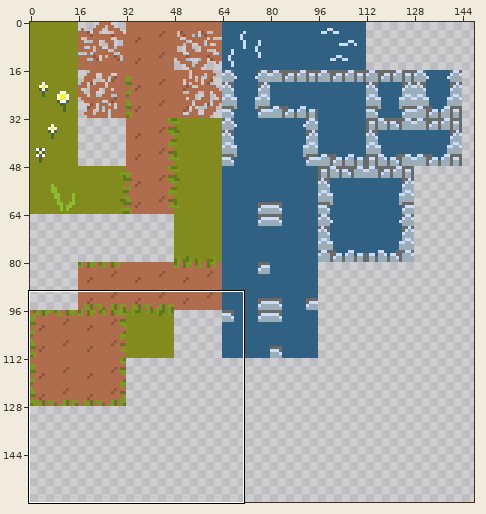
Two states of a pixel-art file, res/map/tileset.aseprite. The first picture is a wide view before the edit; the outline marks the close-up.
Close-up. The starting point:
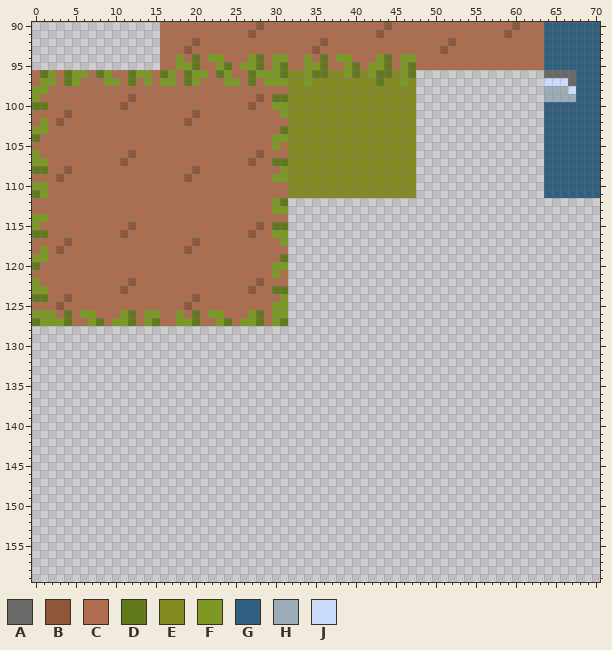
160x160 pixels, 1 frame. Shown: x 0..70, y 90..159. The wide view leaves out empty margins.
Palette (. is transparent): A #696a6a  B #8f563b  C #b06d4d  D #62781c  E #838b1f  F #7e9923  G #306082  H #9badb7  J #cbdbfc
Pixels before (only the part around the change), first column x 0:
 90 ................CCCCCCCCCCCCBCCCCCCCCCCCCCCCBCCCCCCCCCCCCCCCBCCCGGGGGGG
 91 ................CCCCCCCCCCCBCCCCCCCCCCCCCCCBCCCCCCCCCCCCCCCBCCCCGGGGGGG
 92 ................CCCCBCCCCCCCCCCCCCCCBCCCCCCCCCCCCCCCBCCCCCCCCCCCGGGGGGG
 93 ................CCCBCCCCCCCCCCCCCCCBCCCCCCCCCCCCCCCBCCCCCCCCCCCCGGGGGGG
 94 ................CCFCDCFFCCCFDCFFCCFCDCFFCCCFDCFFCCCCCCCCCCCCCCCCGGGGGGG
 95 ................CCFFDCCFDCFFDCFDCCFFDCCFDCFFDCFDCCCCCCCCCCCCCCCCGGGGGGG
 96 CDFCDFFCDFCCDFFCDFCDFFCDFCCDFFFDEEFDDEEFDEFDDEFD................AAAAGGG
 97 CFFCDFCCCFFCDCFCFFCDFCCCFFCDCFFFEEFEEEEEEEEDEEFE................JJJAGGG
 98 FFCCCCCCCCCCCCCCCCCCCCCCCCCCCCCCEEEEEEEEEEEEEEEE................HHHJGGG
 99 FCCCCCCCCCCCBCCCCCCCCCCCCCCCBCDDEEEEEEEEEEEEEEEE................HHHHGGG
100 DDCCCCCCCCCBCCCCCCCCCCCCCCCBCCFFEEEEEEEEEEEEEEEE................GGGGGGG
101 CCCCBCCCCCCCCCCCCCCCBCCCCCCCCCCFEEEEEEEEEEEEEEEE................GGGGGGG
102 CFCBCCCCCCCCCCCCCCCBCCCCCCCCCCCCEEEEEEEEEEEEEEEE................GGGGGGG
103 FFCCCCCCCCCCCCCCCCCCCCCCCCCCCCCDEEEEEEEEEEEEEEEE................GGGGGGG
104 DCCCCCCCCCCCCCCCCCCCCCCCCCCCCCFFEEEEEEEEEEEEEEEE................GGGGGGG
105 CCCCCCCCCCCCCCCCCCCCCCCCCCCCCCFCEEEEEEEEEEEEEEEE................GGGGGGG
106 FCCCCCCCCCCCBCCCCCCCCCCCCCCCBCCCEEEEEEEEEEEEEEEE................GGGGGGG
107 FFCCCCCCCCCBCCCCCCCCCCCCCCCBCCDDEEEEEEEEEEEEEEEE................GGGGGGG
108 DDCCBCCCCCCCCCCCCCCCBCCCCCCCCCCFEEEEEEEEEEEEEEEE................GGGGGGG
109 CCCBCCCCCCCCCCCCCCCBCCCCCCCCCCFFEEEEEEEEEEEEEEEE................GGGGGGG
110 FFCCCCCCCCCCCCCCCCCCCCCCCCCCCCCCEEEEEEEEEEEEEEEE................GGGGGGG
111 DFCCCCCCCCCCCCCCCCCCCCCCCCCCCCCCEEEEEEEEEEEEEEEE................GGGGGGG
112 CCCCCCCCCCCCCCCCCCCCCCCCCCCCCCFD.......................................
113 CCCCCCCCCCCCCCCCCCCCCCCCCCCCCCFF.......................................
114 FFCCCCCCCCCCCCCCCCCCCCCCCCCCCCCC.......................................
115 FCCCCCCCCCCCBCCCCCCCCCCCCCCCBCDD.......................................
116 DDCCCCCCCCCBCCCCCCCCCCCCCCCBCCFF.......................................
117 CCCCBCCCCCCCCCCCCCCCBCCCCCCCCCCF.......................................
118 CFCBCCCCCCCCCCCCCCCBCCCCCCCCCCCC.......................................
119 FFCCCCCCCCCCCCCCCCCCCCCCCCCCCCCD.......................................
120 DCCCCCCCCCCCCCCCCCCCCCCCCCCCCCFF.......................................
121 CCCCCCCCCCCCCCCCCCCCCCCCCCCCCCFC.......................................
122 FCCCCCCCCCCCBCCCCCCCCCCCCCCCBCCC.......................................
123 FFCCCCCCCCCBCCCCCCCCCCCCCCCBCCDD.......................................
124 DDCCBCCCCCCCCCCCCCCCBCCCCCCCCCCF.......................................
125 CCCBCCCCCCCCCCCCCCCBCCCCCCCCCCFF.......................................
126 FFFCDCFFCCCFDCFFCCFCDCFFCCCFDCFF.......................................
127 DFFFDCCFDCFFDCFDCCFFDCCFDCFFDCFD.......................................
128 .......................................................................
129 .......................................................................
130 .......................................................................
131 .......................................................................
132 .......................................................................
133 .......................................................................
134 .......................................................................
135 .......................................................................
136 .......................................................................
137 .......................................................................
138 .......................................................................
139 .......................................................................
140 .......................................................................
141 .......................................................................
142 .......................................................................
143 .......................................................................
144 .......................................................................
145 .......................................................................
146 .......................................................................
147 .......................................................................
148 .......................................................................
149 .......................................................................
150 .......................................................................
151 .......................................................................
152 .......................................................................
153 .......................................................................
154 .......................................................................
155 .......................................................................
156 .......................................................................
157 .......................................................................
158 .......................................................................
159 .......................................................................
After:
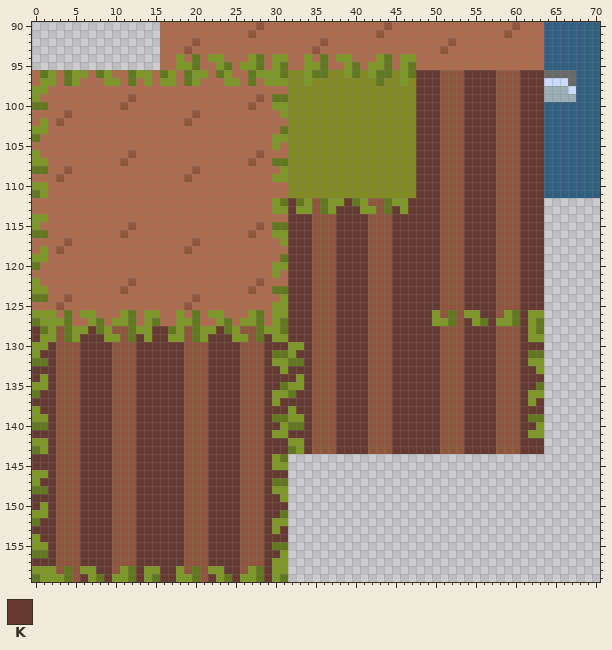
Colours new in this view: K #663931
From old to new:
Changed rows in their new state; - is an unchanged pixel.
first column x 0:
 96 ------------------------------------------------KKKBBBKKKKBBBKKK
 97 ------------------------------------------------KKKBBBKKKKBBBKKK
 98 ------------------------------------------------KKKBBBKKKKBBBKKK
 99 ------------------------------------------------KKKBBBKKKKBBBKKK
100 ------------------------------------------------KKKBBBKKKKBBBKKK
101 ------------------------------------------------KKKBBBKKKKBBBKKK
102 ------------------------------------------------KKKBBBKKKKBBBKKK
103 ------------------------------------------------KKKBBBKKKKBBBKKK
104 ------------------------------------------------KKKBBBKKKKBBBKKK
105 ------------------------------------------------KKKBBBKKKKBBBKKK
106 ------------------------------------------------KKKBBBKKKKBBBKKK
107 ------------------------------------------------KKKBBBKKKKBBBKKK
108 ------------------------------------------------KKKBBBKKKKBBBKKK
109 ------------------------------------------------KKKBBBKKKKBBBKKK
110 ------------------------------------------------KKKBBBKKKKBBBKKK
111 ------------------------------------------------KKKBBBKKKKBBBKKK
112 --------------------------------KDFBDFFKDFBBDFFKKKKBBBKKKKBBBKKK
113 --------------------------------KFFBDFKKKFFBDKFKKKKBBBKKKKBBBKKK
114 --------------------------------KKKBBBKKKKBBBKKKKKKBBBKKKKBBBKKK
115 --------------------------------KKKBBBKKKKBBBKKKKKKBBBKKKKBBBKKK
116 --------------------------------KKKBBBKKKKBBBKKKKKKBBBKKKKBBBKKK
117 --------------------------------KKKBBBKKKKBBBKKKKKKBBBKKKKBBBKKK
118 --------------------------------KKKBBBKKKKBBBKKKKKKBBBKKKKBBBKKK
119 --------------------------------KKKBBBKKKKBBBKKKKKKBBBKKKKBBBKKK
120 --------------------------------KKKBBBKKKKBBBKKKKKKBBBKKKKBBBKKK
121 --------------------------------KKKBBBKKKKBBBKKKKKKBBBKKKKBBBKKK
122 --------------------------------KKKBBBKKKKBBBKKKKKKBBBKKKKBBBKKK
123 --------------------------------KKKBBBKKKKBBBKKKKKKBBBKKKKBBBKKK
124 --------------------------------KKKBBBKKKKBBBKKKKKKBBBKKKKBBBKKK
125 --------------------------------KKKBBBKKKKBBBKKKKKKBBBKKKKBBBKKK
126 --------------------------------KKKBBBKKKKBBBKKKKKFBDBFFKKBFDKFF
127 --------------------------------KKKBBBKKKKBBBKKKKKFFDBKFDKFFDKFD
128 KDFBDFFKDFBBDFFKKDFBDFFKDFBBDFFDKKKBBBKKKKBBBKKKKKKBBBKKKKBBBKFD
129 KFFBDFKKKFFBDKFKKFFBDFKKKFFBDKFFKKKBBBKKKKBBBKKKKKKBBBKKKKBBBKFF
130 FFKBBBKKKKBBBKKKKKKBBBKKKKBBBKKKFFKBBBKKKKBBBKKKKKKBBBKKKKBBBKKK
131 FKKBBBKKKKBBBKKKKKKBBBKKKKBBBKDDFKKBBBKKKKBBBKKKKKKBBBKKKKBBBKDD
132 DDKBBBKKKKBBBKKKKKKBBBKKKKBBBKFFDDKBBBKKKKBBBKKKKKKBBBKKKKBBBKFF
133 KKKBBBKKKKBBBKKKKKKBBBKKKKBBBKKFKKKBBBKKKKBBBKKKKKKBBBKKKKBBBKKF
134 KFKBBBKKKKBBBKKKKKKBBBKKKKBBBKKKKFKBBBKKKKBBBKKKKKKBBBKKKKBBBKKK
135 FFKBBBKKKKBBBKKKKKKBBBKKKKBBBKKDFFKBBBKKKKBBBKKKKKKBBBKKKKBBBKKD
136 DKKBBBKKKKBBBKKKKKKBBBKKKKBBBKFFDKKBBBKKKKBBBKKKKKKBBBKKKKBBBKFF
137 KKKBBBKKKKBBBKKKKKKBBBKKKKBBBKFKKKKBBBKKKKBBBKKKKKKBBBKKKKBBBKFK
138 FKKBBBKKKKBBBKKKKKKBBBKKKKBBBKKKFKKBBBKKKKBBBKKKKKKBBBKKKKBBBKKK
139 FFKBBBKKKKBBBKKKKKKBBBKKKKBBBKDDFFKBBBKKKKBBBKKKKKKBBBKKKKBBBKDD
140 DDKBBBKKKKBBBKKKKKKBBBKKKKBBBKKFDDKBBBKKKKBBBKKKKKKBBBKKKKBBBKKF
141 KKKBBBKKKKBBBKKKKKKBBBKKKKBBBKFFKKKBBBKKKKBBBKKKKKKBBBKKKKBBBKFF
142 FFKBBBKKKKBBBKKKKKKBBBKKKKBBBKKKFFKBBBKKKKBBBKKKKKKBBBKKKKBBBKKK
143 DFKBBBKKKKBBBKKKKKKBBBKKKKBBBKKKDFKBBBKKKKBBBKKKKKKBBBKKKKBBBKKK
144 KKKBBBKKKKBBBKKKKKKBBBKKKKBBBKFD--------------------------------
145 KKKBBBKKKKBBBKKKKKKBBBKKKKBBBKFF--------------------------------
146 FFKBBBKKKKBBBKKKKKKBBBKKKKBBBKKK--------------------------------
147 FKKBBBKKKKBBBKKKKKKBBBKKKKBBBKDD--------------------------------
148 DDKBBBKKKKBBBKKKKKKBBBKKKKBBBKFF--------------------------------
149 KKKBBBKKKKBBBKKKKKKBBBKKKKBBBKKF--------------------------------
150 KFKBBBKKKKBBBKKKKKKBBBKKKKBBBKKK--------------------------------
151 FFKBBBKKKKBBBKKKKKKBBBKKKKBBBKKD--------------------------------
152 DKKBBBKKKKBBBKKKKKKBBBKKKKBBBKFF--------------------------------
153 KKKBBBKKKKBBBKKKKKKBBBKKKKBBBKFK--------------------------------
154 FKKBBBKKKKBBBKKKKKKBBBKKKKBBBKKK--------------------------------
155 FFKBBBKKKKBBBKKKKKKBBBKKKKBBBKDD--------------------------------
156 DDKBBBKKKKBBBKKKKKKBBBKKKKBBBKKF--------------------------------
157 KKKBBBKKKKBBBKKKKKKBBBKKKKBBBKFF--------------------------------
158 FFFBDBFFKKBFDKFFKKFBDBFFKKBFDKFF--------------------------------
159 DFFFDBKFDKFFDKFDKKFFDBKFDKFFDKFD--------------------------------
Where, in picture pixels (left, top, right, bottom), the same in both close-ups:
added: (32, 70, 544, 582)
